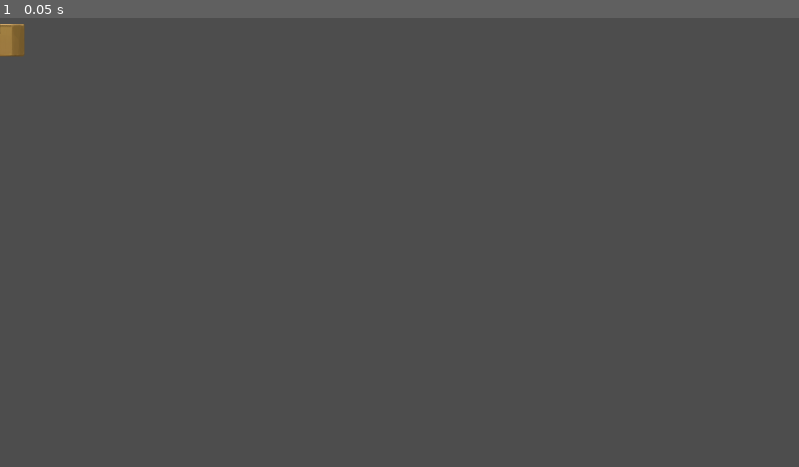
Above: before the commit, frame 1.
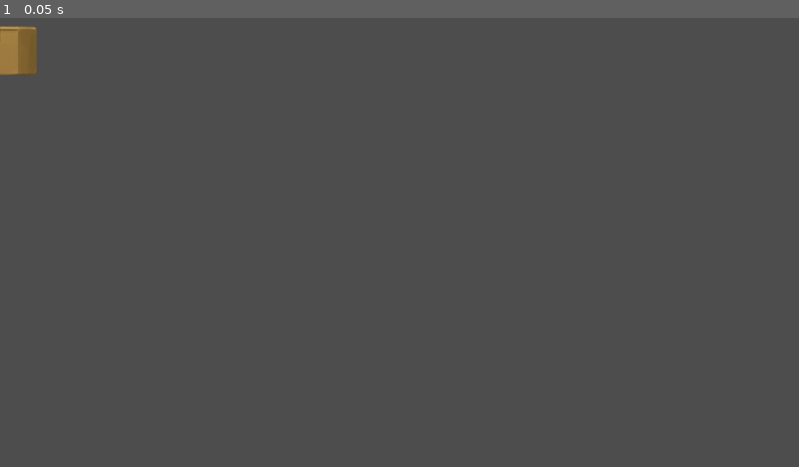
Above: after the commit, the same moment.

Repository: plagunas2/RaccoonBandit
Game: Godot game, scene res://Scenes/obstacles/cardboardBox.tscn
The game is run twice, just before and just after one commit, with the same random seed, the same clock (stepped at 60 frames per second) and the same inputs. This scene is started directly instead of the project's main scene.
Inputs:
- Up to frame 1 (0.05 s): no input

The runs differ from the first frame. In frame 1, 0.4% of the frame differs, in the area x 0-5%, y 1-13%.

Commit message:
test script for collision generation

Diff:
--- a/RaccoonBandit_prototype1/Scenes/obstacles/cardboardBox.tscn
+++ b/RaccoonBandit_prototype1/Scenes/obstacles/cardboardBox.tscn
@@ -6,8 +6,9 @@
 
 [node name="Sprite2D" type="Sprite2D" parent="."]
 texture_filter = 1
+scale = Vector2(1.5, 1.5)
 texture = ExtResource("1_d8kjx")
 
 [node name="CollisionPolygon2D" type="CollisionPolygon2D" parent="."]
-visible = false
+scale = Vector2(1.5, 1.5)
 polygon = PackedVector2Array(59, 15, 59, 25, 60, 90, 58, 92, 55, 92, -38, 92, -41, 90, -41, 88, -41, 22, -41, 15, -39, 13, -34, 13, 56, 13)
--- /dev/null
+++ b/RaccoonBandit_prototype1/Scenes/obstacles/trashBag.tscn
@@ -0,0 +1,13 @@
+[gd_scene load_steps=2 format=3 uid="uid://d016bph5na7m0"]
+
+[ext_resource type="Texture2D" uid="uid://mxyltokbc0j1" path="res://Assets/Obstacles/Garbage_Bag.png" id="1_x881d"]
+
+[node name="trashBag" type="Area2D"]
+
+[node name="Sprite2D" type="Sprite2D" parent="."]
+scale = Vector2(2, 2)
+texture = ExtResource("1_x881d")
+
+[node name="CollisionPolygon2D" type="CollisionPolygon2D" parent="."]
+scale = Vector2(2, 2)
+polygon = PackedVector2Array(10.5, -27.5, 13.5, -30.5, 17.5, -32, 19.5, -31, 21, -27.5, 15.5, -24, 26, -25, 33, -16.5, 33.5, -9.5, 37.5, 2, 36.5, 31.5, 38, 37.5, 35, 39, 31, 39, 4, 39.5, -4, 39.5, -17.5, 36.5, -18.5, 30.5, -16, 25.5, -16, -8.5, -13.5, -13, -8.5, -20.5, -5, -25, 3, -24, 5, -25.5, 1.5, -32, 3, -35, 5, -34.5, 8, -32.5)
--- /dev/null
+++ b/RaccoonBandit_prototype1/Scenes/test_level.gd
@@ -0,0 +1,31 @@
+extends Node2D
+
+
+#preload obstacles
+var barrel_scene = preload("res://Scenes/obstacles/barrel.tscn")
+var cardboardBox_scene = preload("res://Scenes/obstacles/cardboardBox.tscn")
+var trashBag_scene = preload("res://Assets/Obstacles/Garbage_Bag.png")
+var obstacle_types := [barrel_scene, cardboardBox_scene, trashBag_scene]
+var obstacles : Array
+
+#game variables
+#todo: player position, score, etc,
+var last_obstacle
+
+
+# Called when the node enters the scene tree for the first time.
+func _ready():
+	pass # Replace with function body.
+
+
+# Called every frame. 'delta' is the elapsed time since the previous frame.
+func _process(delta):
+
+	generate_obs()
+	pass
+
+
+func generate_obs():
+	#generate obstacles
+	if obstacles.is_empty():
+		var obs_type = obstacle_types[randi() % obstacle_types.size()]
--- a/RaccoonBandit_prototype1/Scenes/test_level.tscn
+++ b/RaccoonBandit_prototype1/Scenes/test_level.tscn
@@ -1,3 +1,9 @@
-[gd_scene format=3 uid="uid://cxjjg8eg6248s"]
+[gd_scene load_steps=3 format=3 uid="uid://cxjjg8eg6248s"]
+
+[ext_resource type="Script" path="res://Scenes/test_level.gd" id="1_ajqhn"]
+[ext_resource type="PackedScene" uid="uid://cv0j6kgntrc6w" path="res://Scenes/parallax_background.tscn" id="2_ck2cr"]
 
 [node name="Node2D" type="Node2D"]
+script = ExtResource("1_ajqhn")
+
+[node name="ParallaxBackground" parent="." instance=ExtResource("2_ck2cr")]
